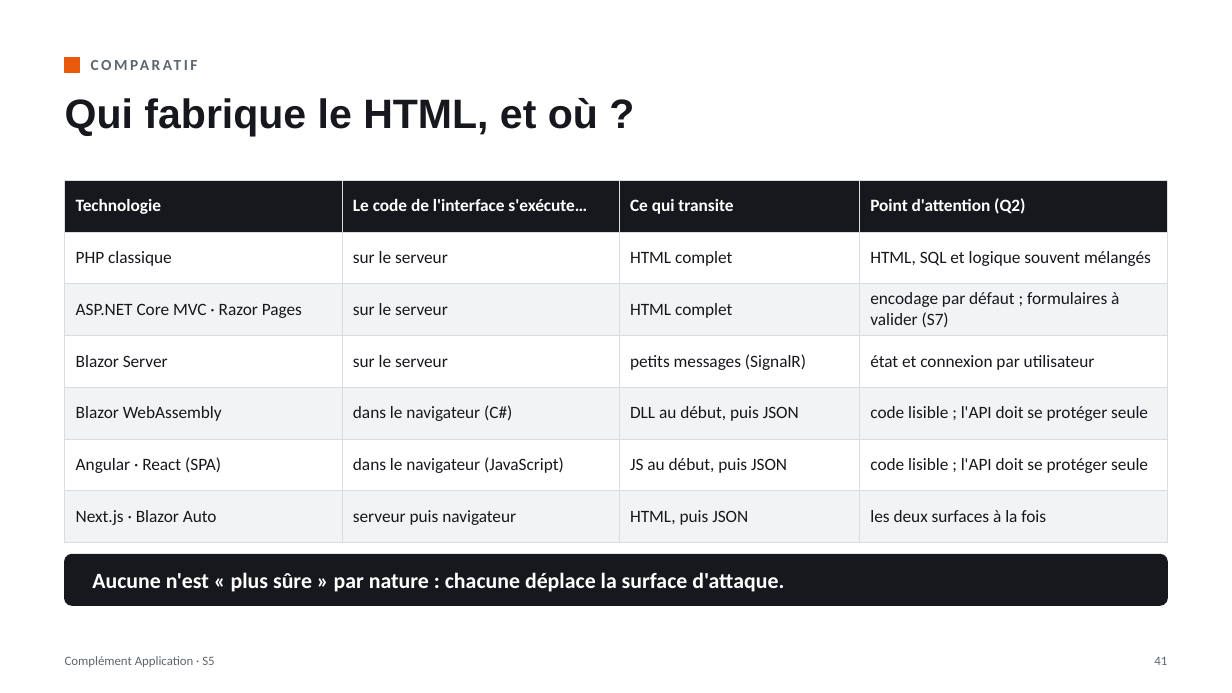
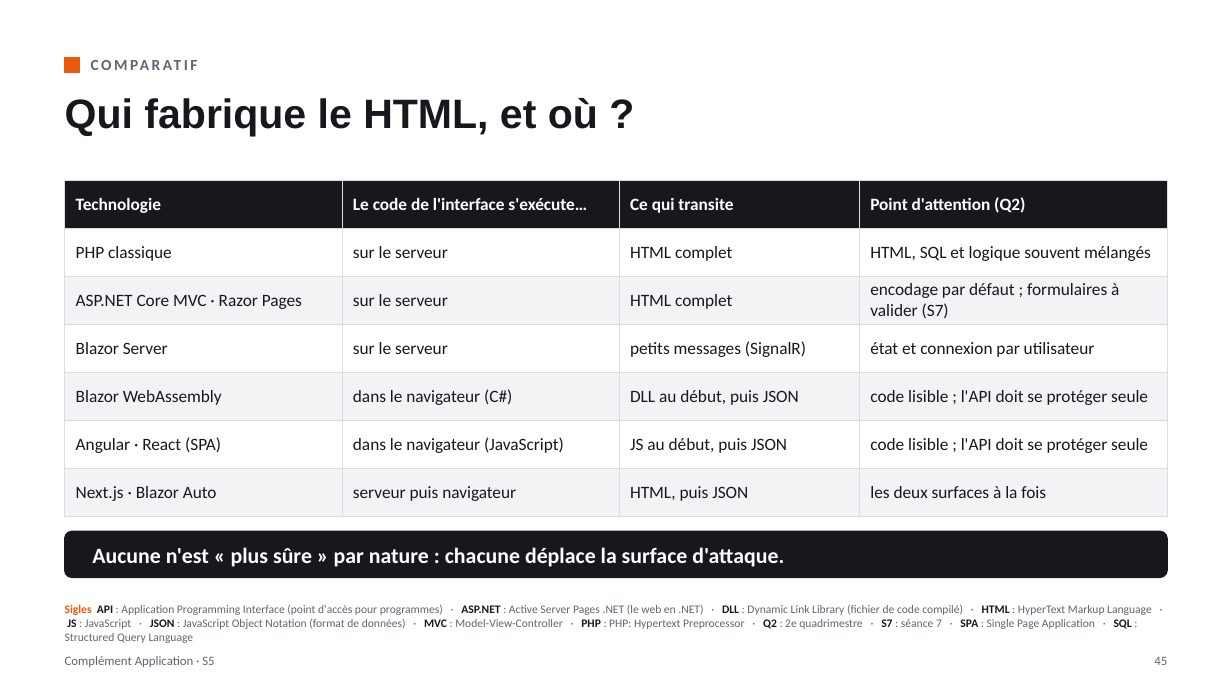
Before and after one commit to lle-condorcet/condorcet-2027, a slide deck: slide 45 of slides/LLE_CA_S05_Des_donnees_au_Web.pptx (slide 41 before the commit). Drawn at 1232x693 pixels with LibreOffice and Linux fonts; fonts in the diff are those of the drawing. Boxes give left, top, right and bottom in pixels: in the first picture for what was removed or moved away, otherwise in the second. Text is boxed around its words. In the diff, an @@ line names an element or a change of style, - is before the commit and + after.

```diff
--- a/slides/LLE_CA_S05_Des_donnees_au_Web.pptx
+++ b/slides/LLE_CA_S05_Des_donnees_au_Web.pptx
@@ table: place and size @@
-table at bbox=[65, 180, 1167, 529]
+table at bbox=[65, 180, 1167, 505]
@@ rounded rectangle: place and size @@
-rounded rectangle at bbox=[65, 555, 1167, 605]
+rounded rectangle at bbox=[65, 531, 1167, 578]
@@ rounded rectangle at bbox=[65, 531, 1167, 578]: proportions changed @@
@@ text "Aucune n'est « plus sûre ...": place and size @@
-text "Aucune n'est « plus sûre ..." at bbox=[92, 572, 784, 592]
+text "Aucune n'est « plus sûre ..." at bbox=[92, 547, 784, 567]
@@ text added at bbox=[65, 605, 1152, 643], 9 pt, text #5F6670 @@
+Sigles API : Application Programming Interface (point d'accès pour programmes) · ASP.NET : Active Server Pages .NET (le web en .NET) · DLL : Dynamic Link Library (fichier de code compilé) · HTML : HyperText Markup Language · JS : JavaScript · JSON : JavaScript Object Notation (format de données) · MVC : Model-View-Controller · PHP : PHP: Hypertext Preprocessor · Q2 : 2e quadrimestre · S7 : séance 7 · SPA : Single Page Application · SQL : Structured Query Language
@@ text at bbox=[1154, 657, 1167, 665]: text changed @@
-41
+45
```
Also in this commit, not shown: 36 other slides changed, 4 slides added, 1 other file.
